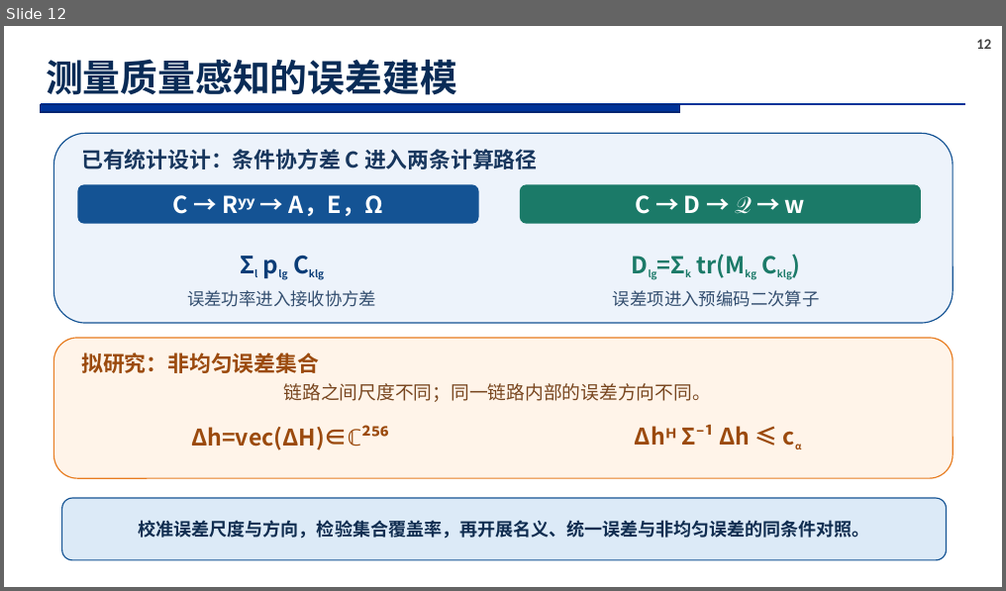
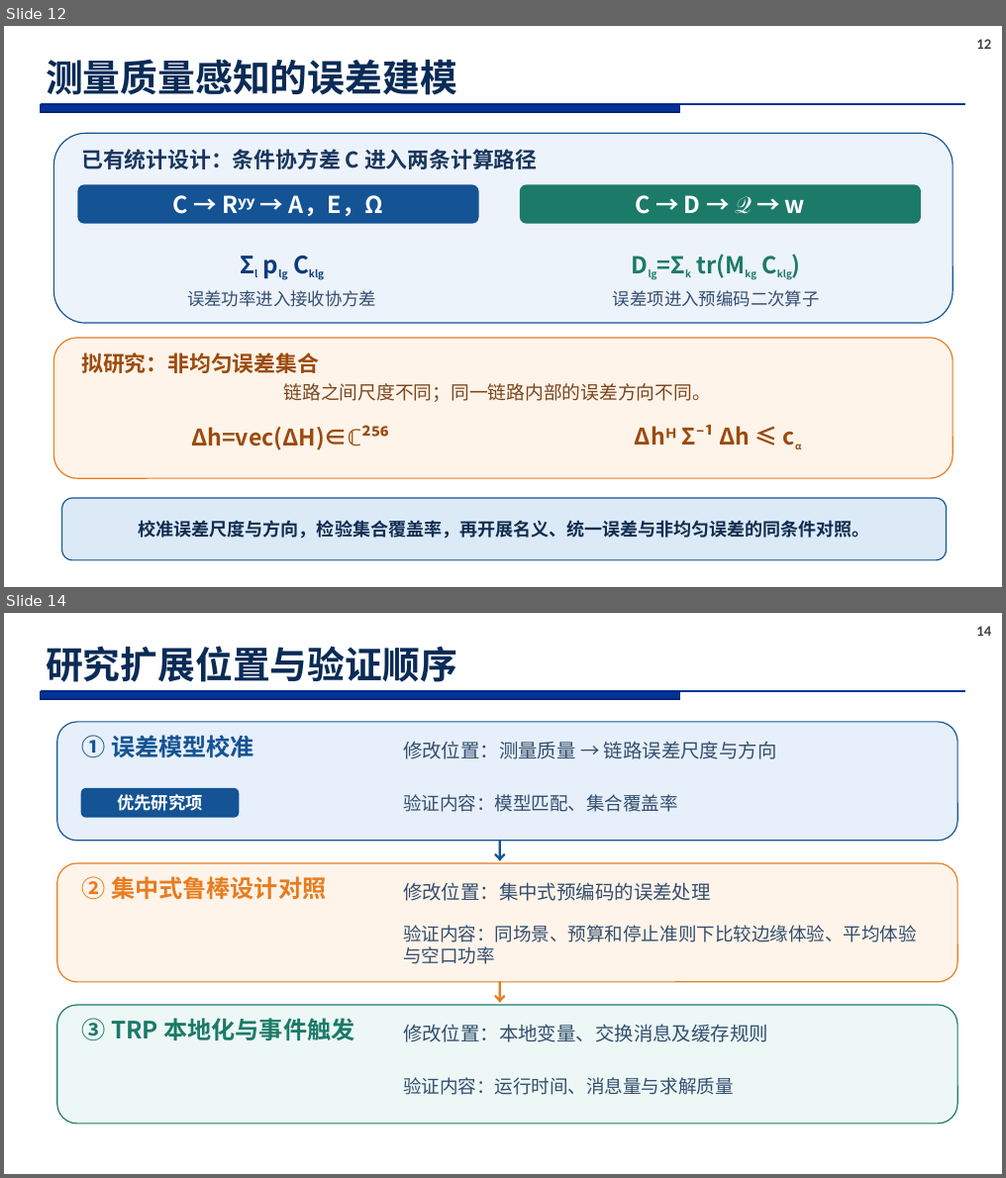
Before and after one commit to soysoybean0924-hash/CF-MultiTRP-Optimization, a slide deck: docs/research_ppt_20261020/CHASI_研究汇报_研究计划表达_20261020.pptx. Shown one above the other, each under a label of ours: slide 12 before the commit, slides 12 and 14 after it; the slides between them are not shown. The pictures are 1006x591 and 1006x1178 pixels, drawn with LibreOffice and Linux fonts; fonts in the diff are those of the drawing; background and template pictures are left out. Boxes give left, top, right and bottom in pixels: in the first picture for what was removed or moved away, otherwise in the second. Text is boxed around its words. In the diff, an @@ line names an element or a change of style, - is before the commit and + after.

```diff
--- a/docs/research_ppt_20261020/CHASI_研究汇报_研究计划表达_20261020.pptx
+++ b/docs/research_ppt_20261020/CHASI_研究汇报_研究计划表达_20261020.pptx
@@ slide 14 added at <box>4,613,1002,1174</box>, background #FFFFFF; not listed: 3 template elements that a slide beside it also shows @@
@@ title added at <box>46,646,457,682</box>, 36 pt, text #092B56, bold @@
+研究扩展位置与验证顺序
@@ rounded rectangle added at <box>57,722,957,841</box>, fill #E7F0FA, outline #145394 1.1 pt @@
@@ text added at <box>81,735,254,758</box>, 23 pt, text #145394, bold @@
+① 误差模型校准
@@ text added at <box>403,741,777,760</box>, 18.5 pt, text #334E6F @@
+修改位置：测量质量 → 链路误差尺度与方向
@@ rounded rectangle added at <box>81,788,239,817</box>, fill #145394, 16.5 pt, text #FFFFFF, bold @@
+优先研究项
@@ text added at <box>403,794,678,812</box>, 17.7 pt, text #334E6F @@
+验证内容：模型匹配、集合覆盖率
@@ rounded rectangle added at <box>472,841,531,861</box>, 22.5 pt, text #145394, bold @@
+↓
@@ rounded rectangle added at <box>57,863,957,983</box>, fill #FFF4E9, outline #E77C20 1.1 pt @@
@@ text added at <box>81,876,326,899</box>, 23 pt, text #E77C20, bold @@
+② 集中式鲁棒设计对照
@@ text added at <box>403,882,711,901</box>, 18.5 pt, text #334E6F @@
+修改位置：集中式预编码的误差处理
@@ text added at <box>403,925,916,964</box>, 17.7 pt, text #334E6F @@
+验证内容：同场景、预算和停止准则下比较边缘体验、平均体验与空口功率
@@ rounded rectangle added at <box>472,982,531,1002</box>, 22.5 pt, text #E77C20, bold @@
+↓
@@ rounded rectangle added at <box>57,1005,957,1124</box>, fill #EDF8F6, outline #1B7A68 1.1 pt @@
@@ text added at <box>81,1018,354,1042</box>, 23 pt, text #1B7A68, bold @@
+③ TRP 本地化与事件触发
@@ text added at <box>403,1024,768,1043</box>, 18.5 pt, text #334E6F @@
+修改位置：本地变量、交换消息及缓存规则
@@ text added at <box>403,1077,733,1095</box>, 17.7 pt, text #334E6F @@
+验证内容：运行时间、消息量与求解质量
```
Also in this commit, not shown: 1 slide changed, 1 other slide added, 3 slides removed.
